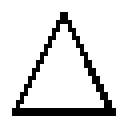
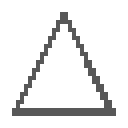
Two versions of the same layered image (128x128). Layer-by-layer changes:
painted on "Layer" over [12, 12, 116, 116]
